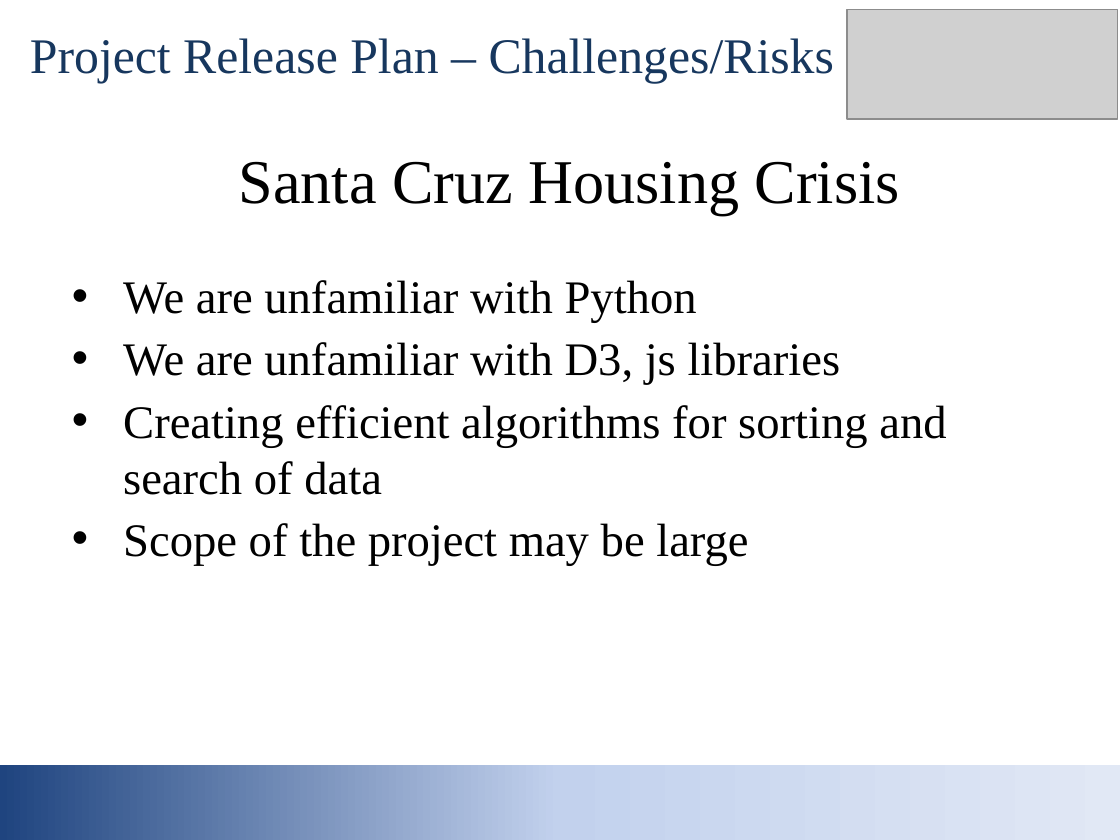
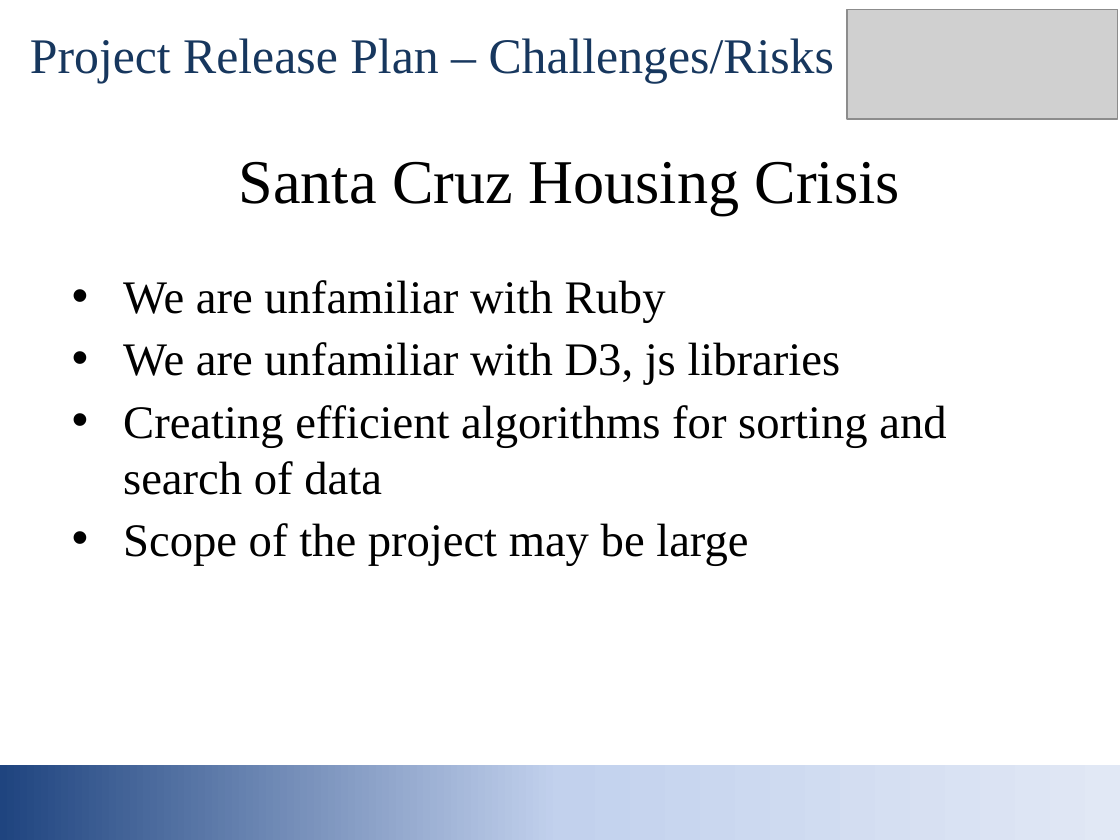
Before and after one commit to ccasil/SCHousingCrisis, a slide deck: slide 7 of Documents/Sprint 1/Santa Cruz Housing Crisis.pptx. Drawn at 1120x840 pixels with LibreOffice and Linux fonts; fonts in the diff are those of the drawing; grey boxes stand for pictures. Boxes give left, top, right and bottom in pixels: in the first picture for what was removed or moved away, otherwise in the second. Text is boxed around its words. In the diff, an @@ line names an element or a change of style, - is before the commit and + after.

```diff
--- a/Documents/Sprint 1/Santa Cruz Housing Crisis.pptx
+++ b/Documents/Sprint 1/Santa Cruz Housing Crisis.pptx
@@ text at bbox=[123, 280, 666, 323]: text changed @@
-• We are unfamiliar with Python
+• We are unfamiliar with Ruby
```
Also in this commit, not shown: 1 other slide changed, 2 other files.
